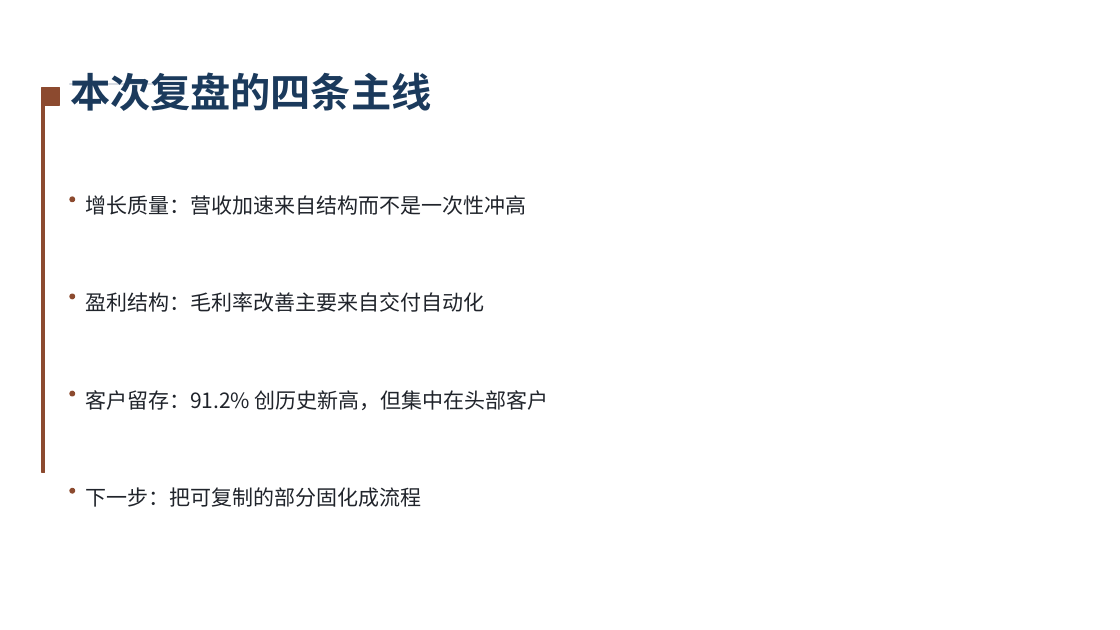
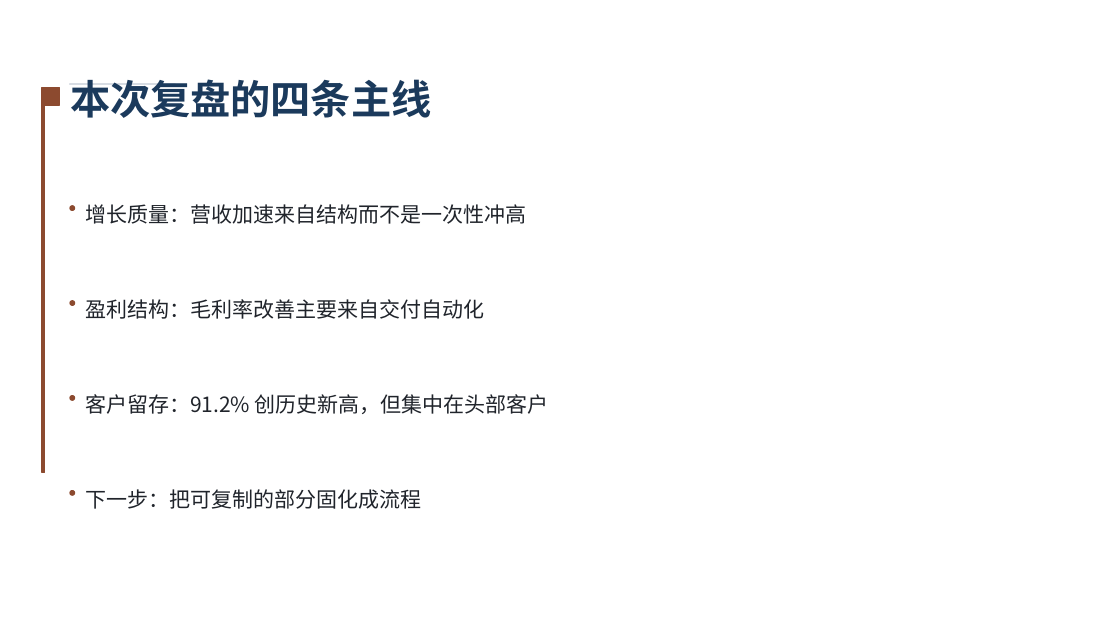
Before and after one commit to xzhengyu007-lang/ai-ppt, a slide deck: slide 2 of docs/examples/02-学术答辩.pptx. Drawn at 1120x630 pixels with LibreOffice and Linux fonts; fonts in the diff are those of the drawing. Boxes give left, top, right and bottom in pixels: in the first picture for what was removed or moved away, otherwise in the second. Text is boxed around its words. In the diff, an @@ line names an element or a change of style, - is before the commit and + after.

```diff
--- a/docs/examples/02-学术答辩.pptx
+++ b/docs/examples/02-学术答辩.pptx
@@ ellipse: place and size @@
-ellipse at (70, 197, 75, 202)
+ellipse at (70, 206, 75, 211)
@@ text "增长质量：营收加速来自结构而不是一次性冲高": place and size @@
-text "增长质量：营收加速来自结构而不是一次性冲高" at (85, 195, 526, 215)
+text "增长质量：营收加速来自结构而不是一次性冲高" at (85, 204, 526, 224)
@@ 3 texts, 2 ellipses: place and size @@
-3 texts, 2 ellipses at (70, 72, 549, 410)
+3 texts, 2 ellipses at (70, 79, 549, 414)
```
Also in this commit, not shown: 9 other slides changed, 5 other files.
